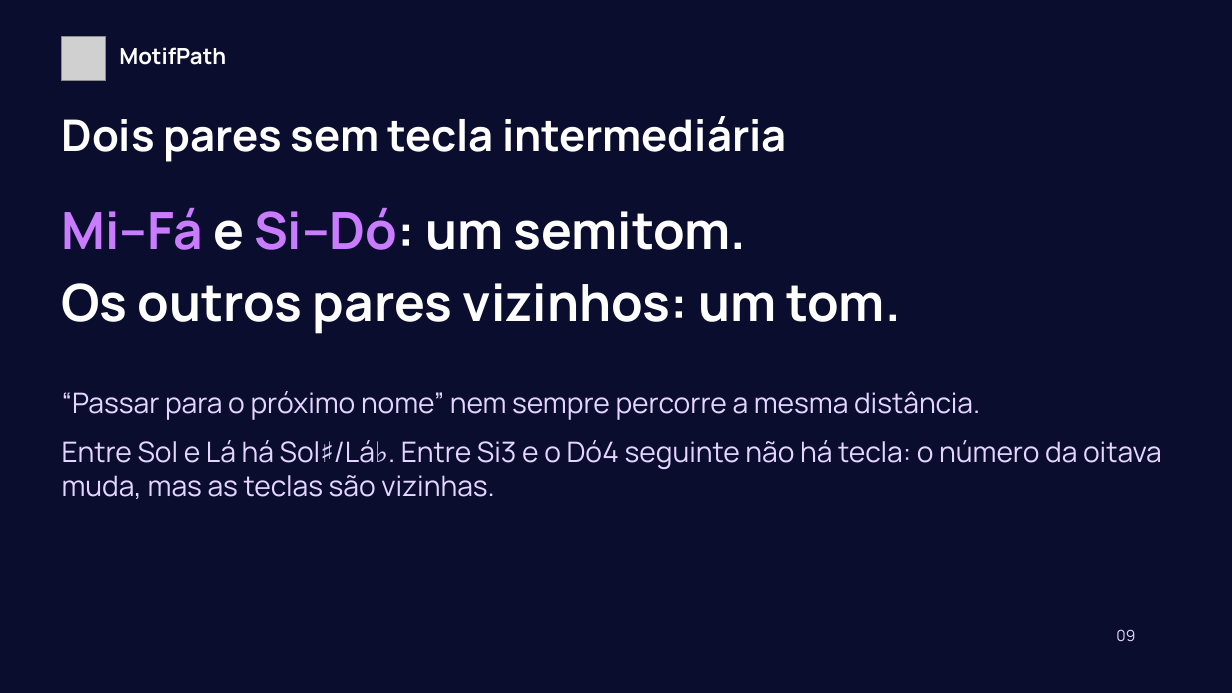
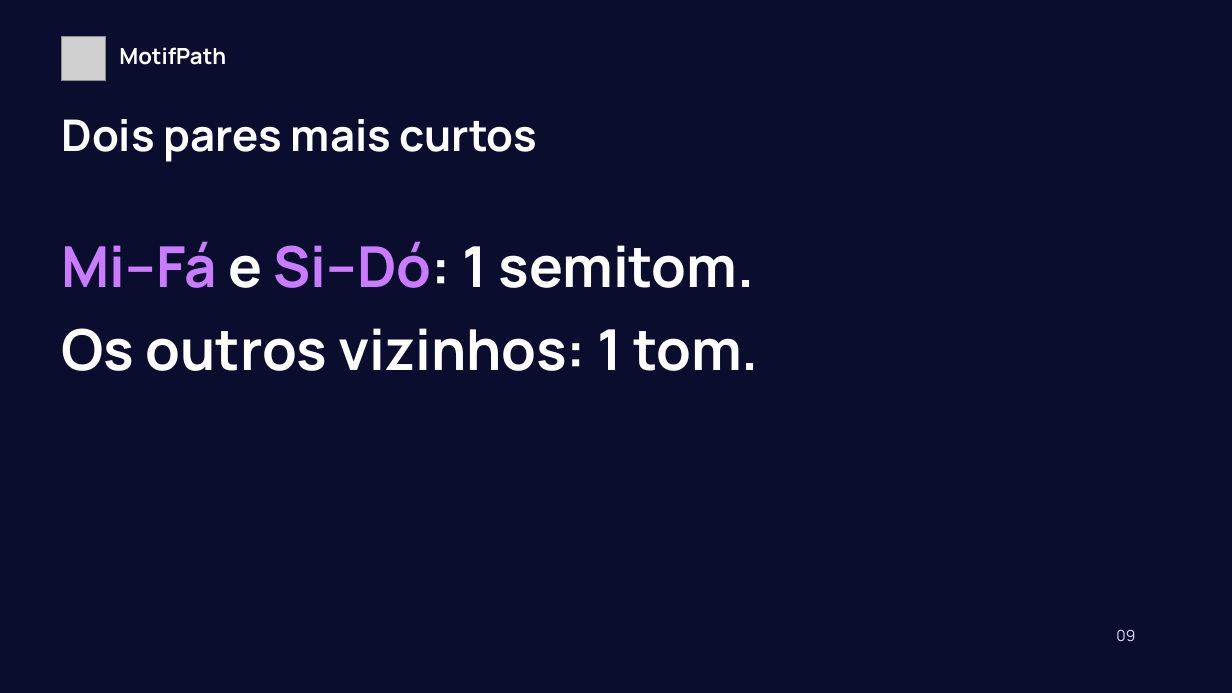
Before and after one commit to motifpath/motifpath-specs, a slide deck: slide 9 of curriculum/content/first-notes/slides/lesson-b.pt-BR.pptx. Drawn at 1232x693 pixels with LibreOffice and Linux fonts; fonts in the diff are those of the drawing; grey boxes stand for pictures. Boxes give left, top, right and bottom in pixels: in the first picture for what was removed or moved away, otherwise in the second. Text is boxed around its words. In the diff, an @@ line names an element or a change of style, - is before the commit and + after.

```diff
--- a/curriculum/content/first-notes/slides/lesson-b.pt-BR.pptx
+++ b/curriculum/content/first-notes/slides/lesson-b.pt-BR.pptx
@@ text at <box>62,119,537,162</box>: text changed @@
-Dois pares sem tecla intermediária
+Dois pares mais curtos
@@ text at <box>62,241,759,371</box>: text changed; size 40 to 44 pt @@
-Mi–Fá e Si–Dó: um semitom.
-Os outros pares vizinhos: um tom.
+Mi–Fá e Si–Dó: 1 semitom.
+Os outros vizinhos: 1 tom.
@@ text removed at <box>62,391,1162,499</box> @@
-“Passar para o próximo nome” nem sempre percorre a mesma distância.
-Entre Sol e Lá há Sol♯/Lá♭. Entre Si3 e o Dó4 seguinte não há tecla: o número da oitava muda, mas as teclas são vizinhas.
```
Also in this commit, not shown: 11 other slides changed, 1 slide removed, 5 other files.
